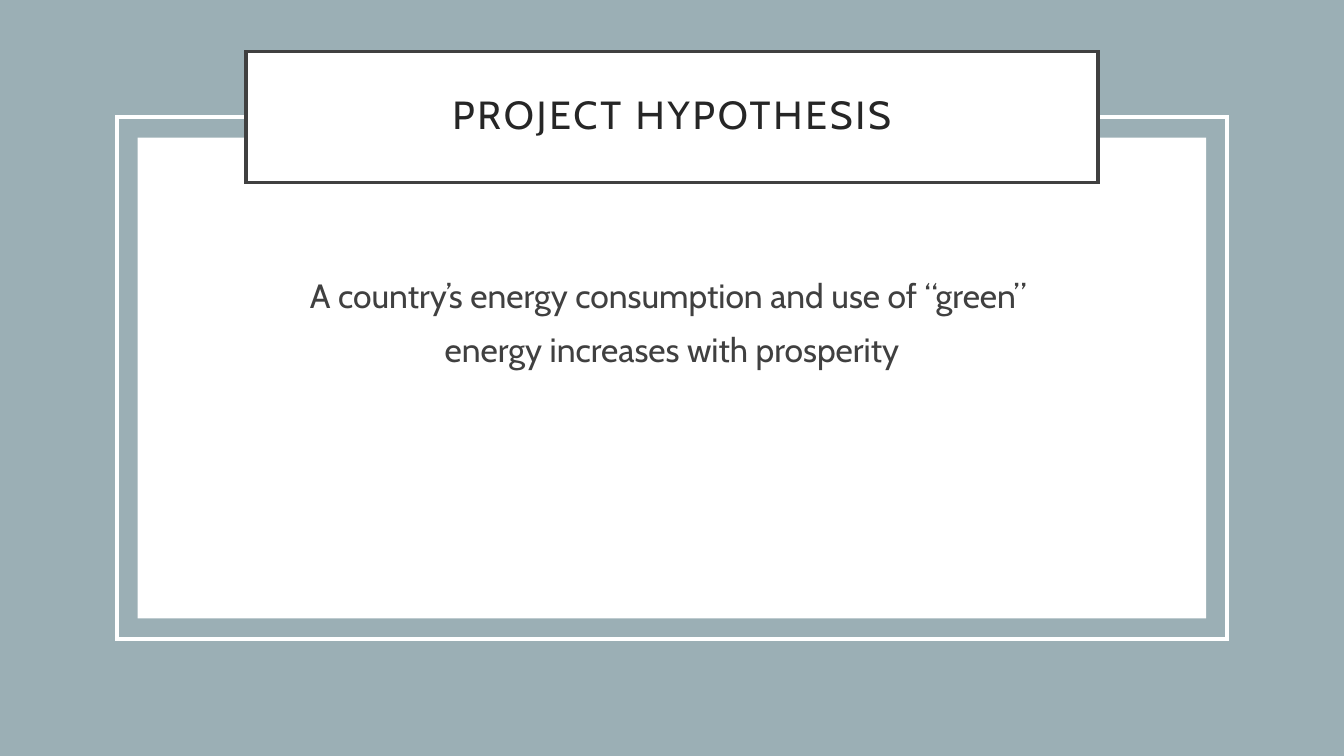
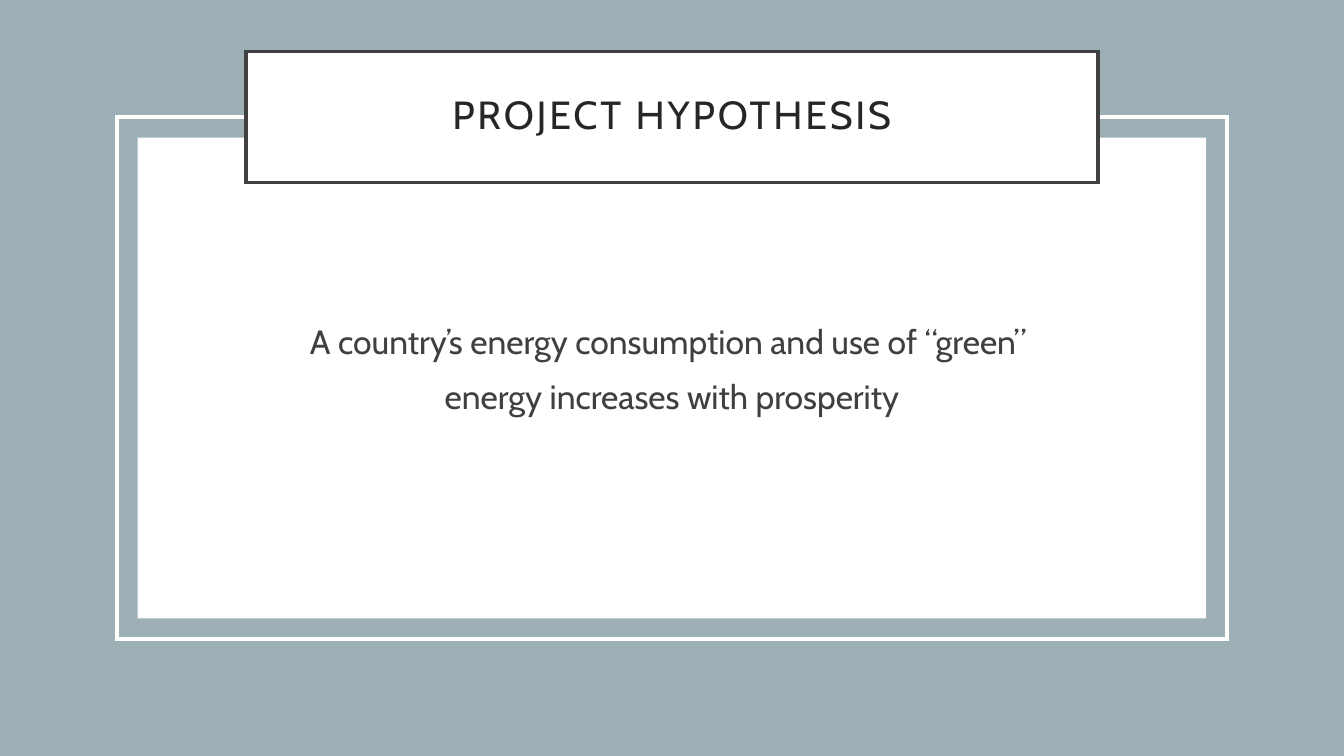
Before and after one commit to gabigham/dagger, a slide deck: slide 3 of Project 1.pptx (slide 2 before the commit). Drawn at 1344x756 pixels with LibreOffice and Linux fonts; fonts in the diff are those of the drawing. Boxes give left, top, right and bottom in pixels: in the first picture for what was removed or moved away, otherwise in the second. Text is boxed around its words. In the diff, an @@ line names an element or a change of style, - is before the commit and + after.

```diff
--- a/Project 1.pptx
+++ b/Project 1.pptx
@@ text "A country’s energy consumption and ...": place and size @@
-text "A country’s energy consumption and ..." at <box>310,283,1027,371</box>
+text "A country’s energy consumption and ..." at <box>310,329,1027,417</box>
```
Also in this commit, not shown: 5 other slides changed, 1 slide added.
